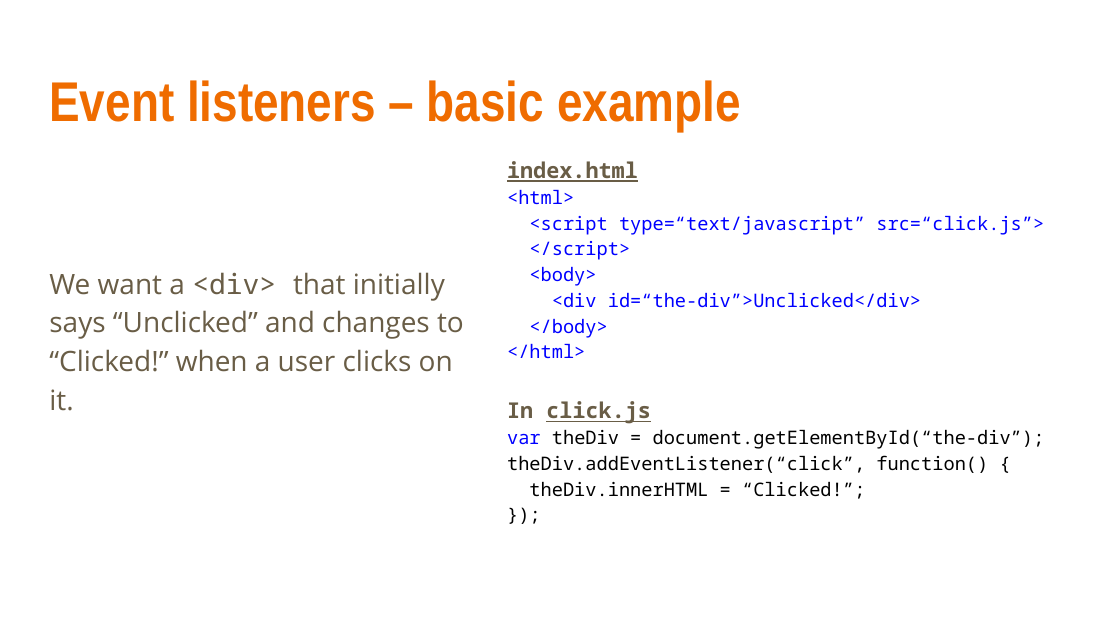
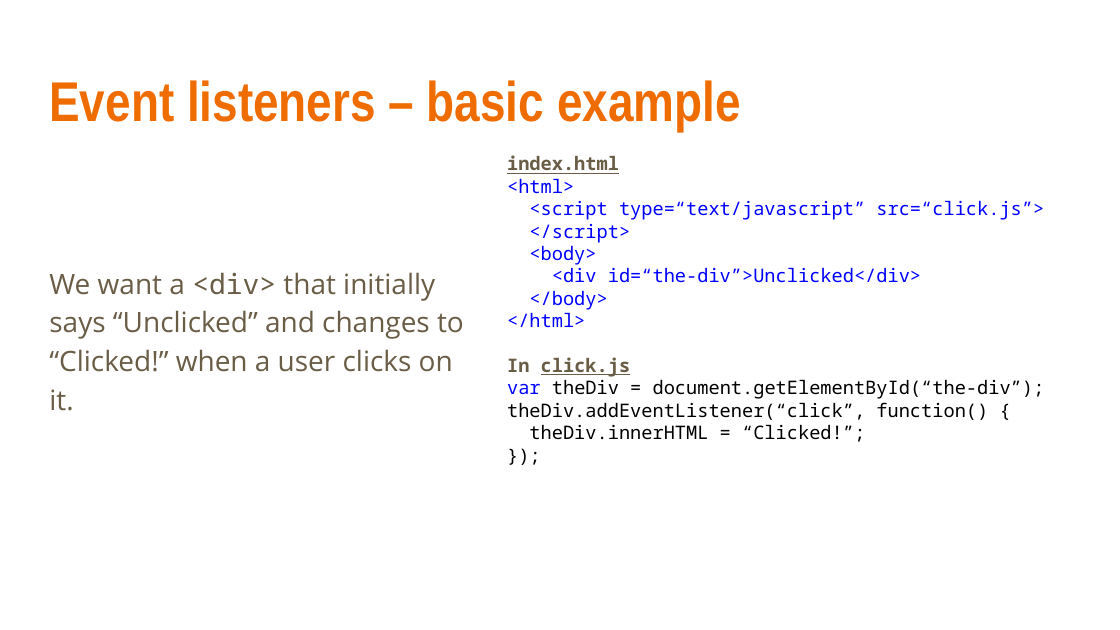
Before and after one commit to linkedin/high-school-trainee, a slide deck: slide 14 of Curriculum/Week_2/Lectures/2.2_JavaScript_Interacting_with_HTML.pptx. Drawn at 1120x630 pixels with LibreOffice and Linux fonts; fonts in the diff are those of the drawing. Boxes give left, top, right and bottom in pixels: in the first picture for what was removed or moved away, otherwise in the second. Text is boxed around its words. In the diff, an @@ line names an element or a change of style, - is before the commit and + after.

```diff
--- a/Curriculum/Week_2/Lectures/2.2_JavaScript_Interacting_with_HTML.pptx
+++ b/Curriculum/Week_2/Lectures/2.2_JavaScript_Interacting_with_HTML.pptx
@@ text "index.html" at bbox=[507, 155, 1045, 442]: size 14 to 12 pt in "index.html", "In click.js"; line spacing 1.15 to 1 @@
```
Also in this commit, not shown: 9 other slides changed, 11 other files.
